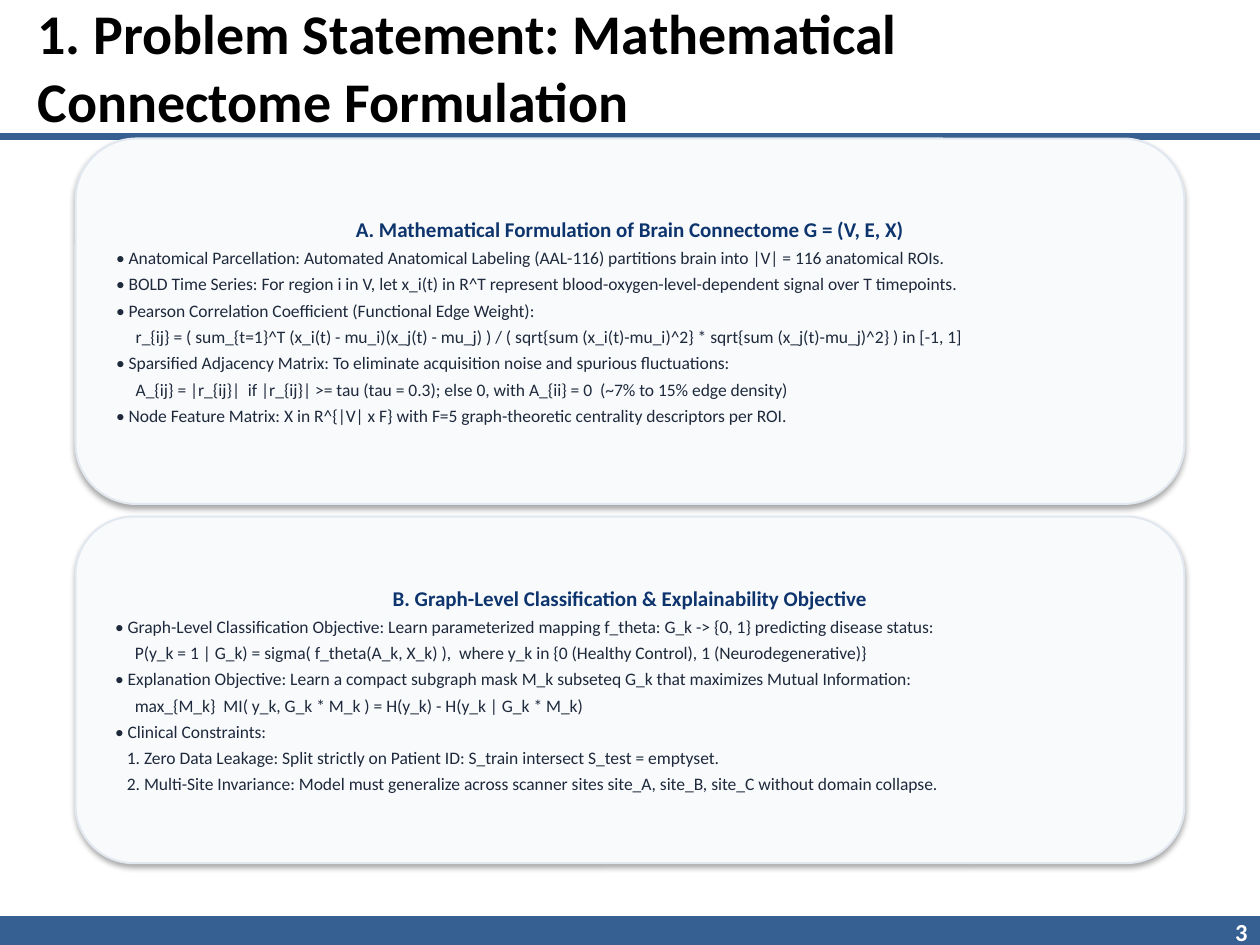
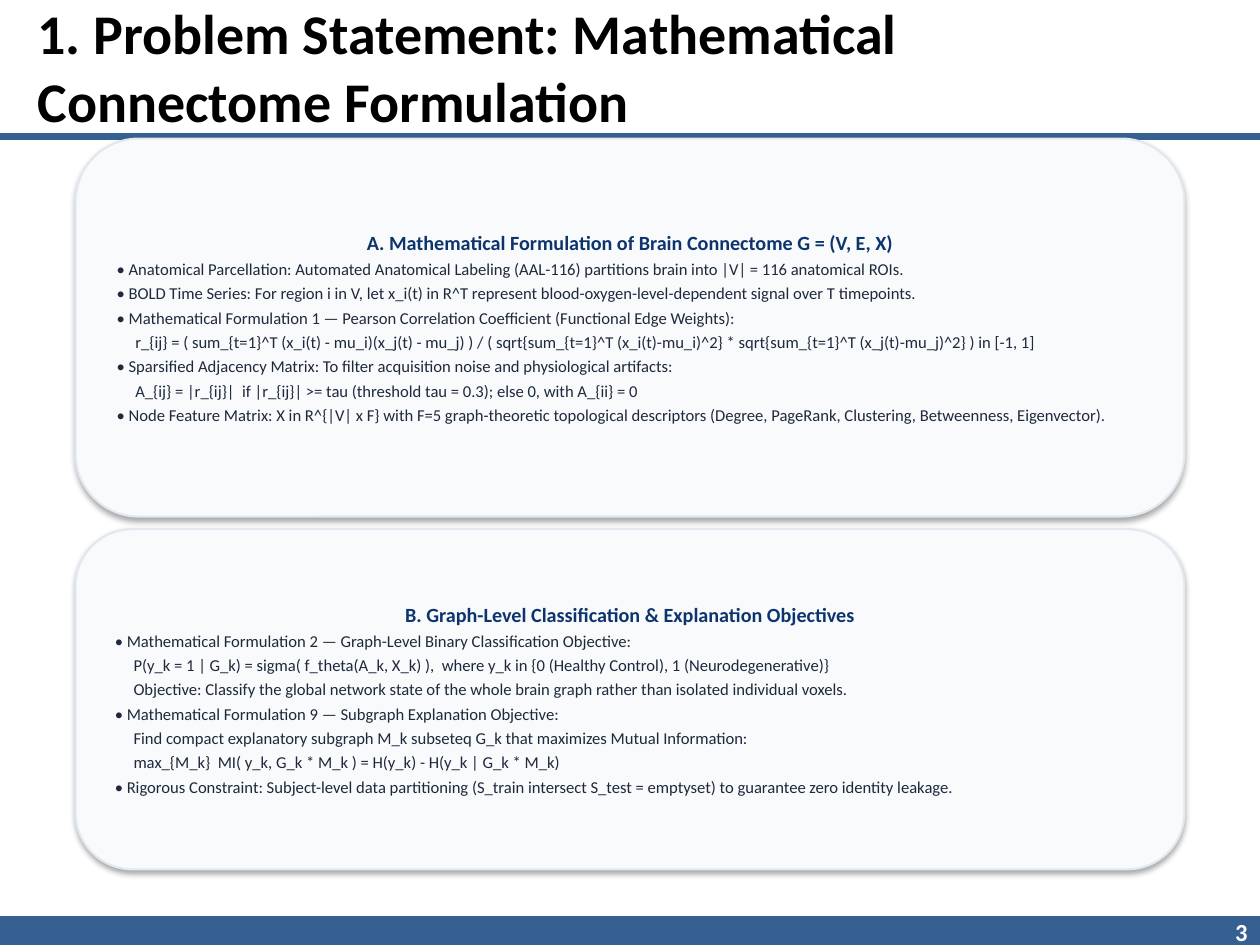
Before and after one commit to AnimeshBasak-14/Neuro-Neo4j, a slide deck: slide 3 of IITR_Neuro_Neo4j_Presentation.pptx. Drawn at 1260x945 pixels with LibreOffice and Linux fonts; fonts in the diff are those of the drawing; background and template pictures are left out. Boxes give left, top, right and bottom in pixels: in the first picture for what was removed or moved away, otherwise in the second. Text is boxed around its words. In the diff, an @@ line names an element or a change of style, - is before the commit and + after.

Commit message:
feat: complete LaTeX thesis blocks and PyG implementation for 9 core mathematical formulations
- models/gnn/neural_connectome_math.py:
  * Complete PyTorch Geometric implementations for Formulations 1 to 9
  * Includes multi-modal fMRI + DTI attentive cross-gating fusion operator
  * 100% verified test execution
- docs/neural_connectome_math.tex:
  * Comprehensive formal LaTeX equations and derivations for PhD thesis
- IITR_Neuro_Neo4j_Presentation.pptx:
  * Recompiled with prospective framing ('What We Will Do' as PhD research plan)
  * Hardware references removed; slides dedicated to Problem Statement, 4 Baseline Papers, Proposed Methodology, Mathematics, and DTI Multi-Modal Extension.

```diff
--- a/IITR_Neuro_Neo4j_Presentation.pptx
+++ b/IITR_Neuro_Neo4j_Presentation.pptx
@@ rounded rectangle "A. Mathematical Formulation of Brain ...": place and size @@
-rounded rectangle "A. Mathematical Formulation of Brain ..." at [76, 139, 1184, 504]
+rounded rectangle "A. Mathematical Formulation of Brain ..." at [76, 139, 1184, 517]
@@ text in rounded rectangle at [129, 235, 916, 302]: size 12 to 11.5 pt in "A. Mathematical Formulation of Brain Connectome G ..."; size 10 to 9.5 pt in "• Anatomical Parcellation: Automated Anatomical Labeling (AA ...", "• BOLD Time Series: For region i ..." @@
@@ text in rounded rectangle at [129, 312, 1105, 424]: text changed; size 10 to 9.5 pt @@
-• Pearson Correlation Coefficient (Functional Edge Weight):
-r_{ij} = ( sum_{t=1}^T (x_i(t) - mu_i)(x_j(t) - mu_j) ) / ( sqrt{sum (x_i(t)-mu_i)^2} * sqrt{sum (x_j(t)-mu_j)^2} ) in [-1, 1]
-• Sparsified Adjacency Matrix: To eliminate acquisition noise and spurious fluctuations:
-A_{ij} = |r_{ij}| if |r_{ij}| >= tau (tau = 0.3); else 0, with A_{ii} = 0 (~7% to 15% edge density)
-• Node Feature Matrix: X in R^{|V| x F} with F=5 graph-theoretic centrality descriptors per ROI.
+• Mathematical Formulation 1 — Pearson Correlation Coefficient (Functional Edge Weights):
+r_{ij} = ( sum_{t=1}^T (x_i(t) - mu_i)(x_j(t) - mu_j) ) / ( sqrt{sum_{t=1}^T (x_i(t)-mu_i)^2} * sqrt{sum_{t=1}^T (x_j(t)-mu_j)^2} ) in [-1, 1]
+• Sparsified Adjacency Matrix: To filter acquisition noise and physiological artifacts:
+A_{ij} = |r_{ij}| if |r_{ij}| >= tau (threshold tau = 0.3); else 0, with A_{ii} = 0
+• Node Feature Matrix: X in R^{|V| x F} with F=5 graph-theoretic topological descriptors (Degree, PageRank, Clustering, Betweenness, Eigenvector).
@@ rounded rectangle "B. Graph-Level Classification & Explanation ...": place and size @@
-rounded rectangle "B. Graph-Level Classification & Explanation ..." at [76, 517, 1184, 863]
+rounded rectangle "B. Graph-Level Classification & Explanation ..." at [76, 529, 1184, 869]
@@ text in rounded rectangle at [127, 608, 854, 650]: text changed; size 10 to 9.5 pt @@
-B. Graph-Level Classification & Explainability Objective
-• Graph-Level Classification Objective: Learn parameterized mapping f_theta: G_k -> {0, 1} predicting disease status:
+B. Graph-Level Classification & Explanation Objectives
+• Mathematical Formulation 2 — Graph-Level Binary Classification Objective:
@@ text in rounded rectangle at [134, 659, 829, 771]: size 10 to 9.5 pt in "P(y_k = 1 | G_k) = sigma( ...", "max_{M_k} MI( y_k, G_k * M_k ) ..." @@
@@ text in rounded rectangle at [127, 683, 847, 747]: text changed; size 10 to 9.5 pt @@
-• Explanation Objective: Learn a compact subgraph mask M_k subseteq G_k that maximizes Mutual Information:
+Objective: Classify the global network state of the whole brain graph rather than isolated individual voxels.
+• Mathematical Formulation 9 — Subgraph Explanation Objective:
+Find compact explanatory subgraph M_k subseteq G_k that maximizes Mutual Information:
@@ text in rounded rectangle at [127, 781, 952, 796]: text changed; size 10 to 9.5 pt @@
-• Clinical Constraints:
-1. Zero Data Leakage: Split strictly on Patient ID: S_train intersect S_test = emptyset.
-2. Multi-Site Invariance: Model must generalize across scanner sites site_A, site_B, site_C without domain collapse.
+• Rigorous Constraint: Subject-level data partitioning (S_train intersect S_test = emptyset) to guarantee zero identity leakage.
```
Also in this commit, not shown: 9 other slides changed, 1 slide added, 1 slide removed, 3 other files.
